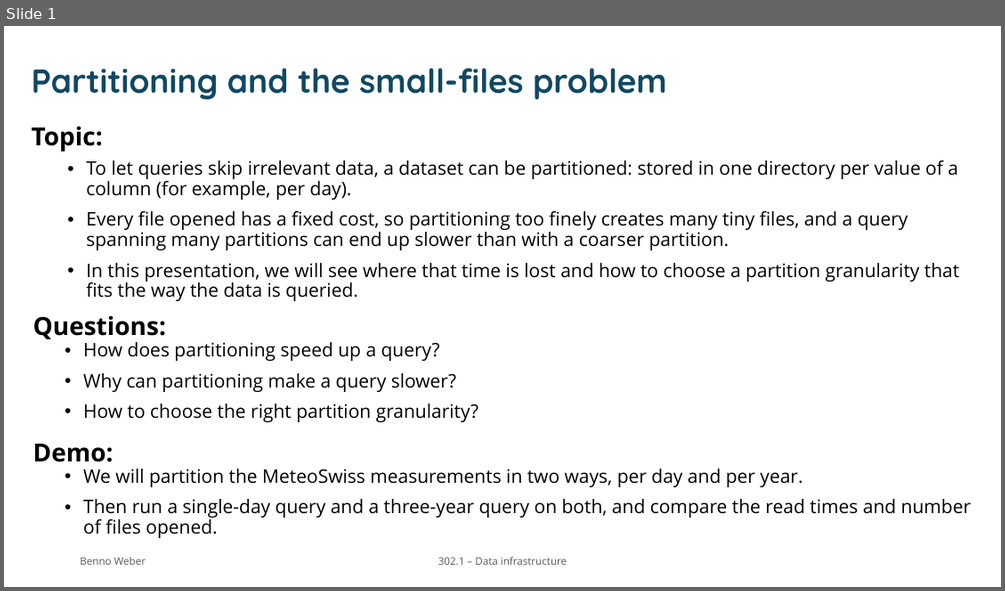
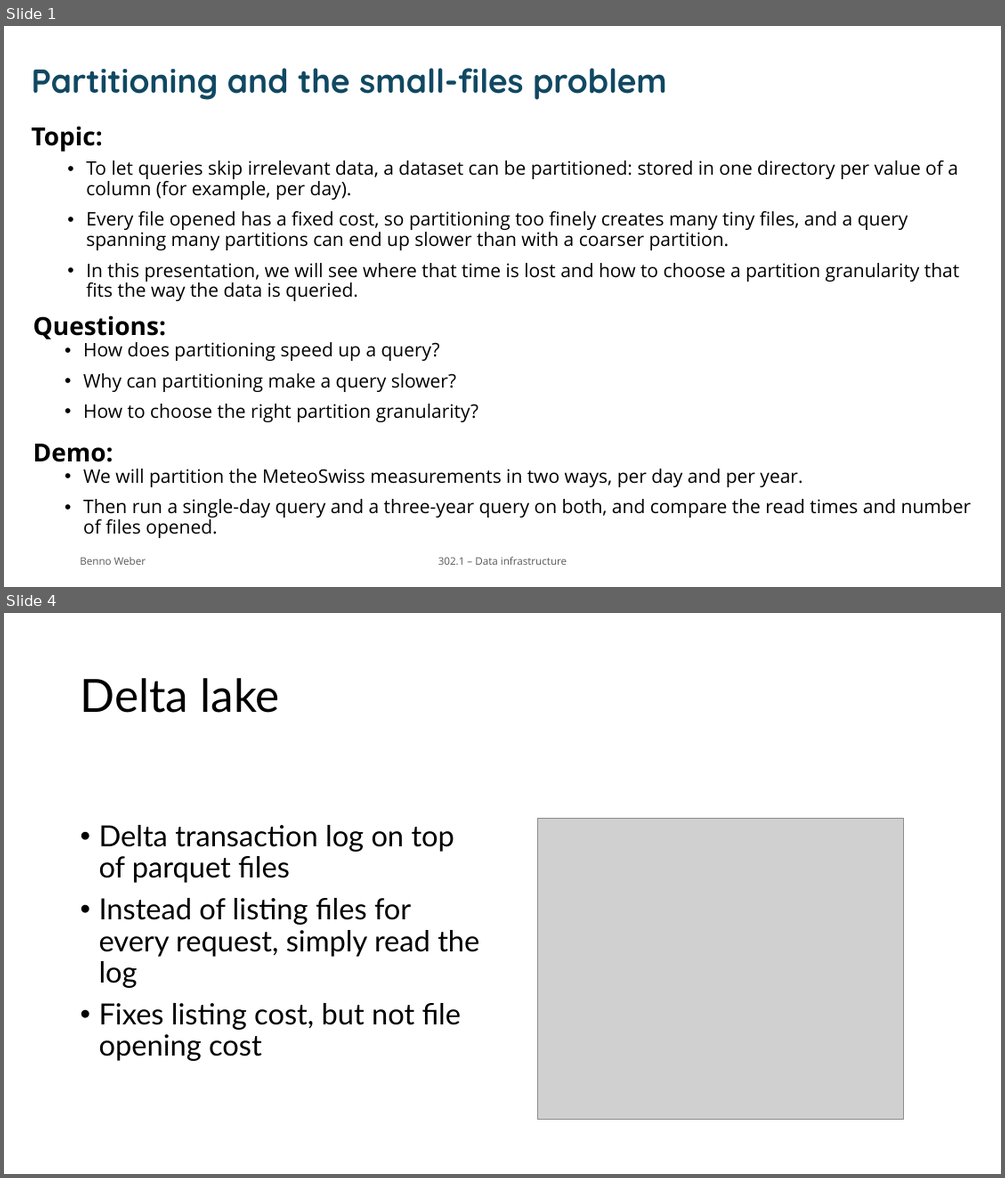
Before and after one commit to Neb5384/partitioning, a slide deck: presentation.pptx. Shown one above the other, each under a label of ours: slide 1 before the commit, slides 1 and 4 after it; the slides between them are not shown. The pictures are 1005x591 and 1005x1178 pixels, drawn with LibreOffice and Linux fonts; fonts in the diff are those of the drawing; grey boxes stand for pictures; background and template pictures are left out. Boxes give left, top, right and bottom in pixels: in the first picture for what was removed or moved away, otherwise in the second. Text is boxed around its words. In the diff, an @@ line names an element or a change of style, - is before the commit and + after.

```diff
--- a/presentation.pptx
+++ b/presentation.pptx
@@ slide 4 added at <box>4,613,1001,1174</box>, background #FFFFFF @@
@@ title added at <box>81,678,279,713</box>, 44 pt, text #000000 @@
+Delta lake
@@ text added at <box>99,825,479,1061</box>, 28 pt, text #000000 @@
+• Delta transaction log on top of parquet files
+• Instead of listing files for every request, simply read the log
+• Fixes listing cost, but not file opening cost
@@ picture added at <box>538,818,904,1119</box> @@
```
Also in this commit, not shown: 1 slide changed, 5 other slides added, 1 slide removed, 1 other file.
